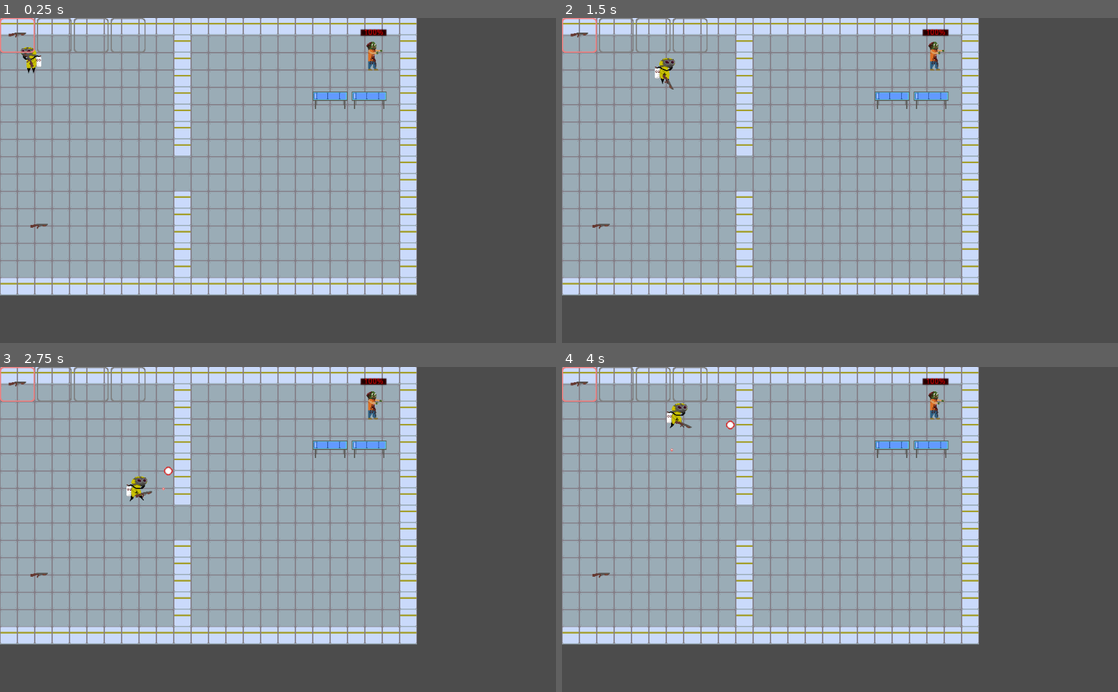
Above: before the commit, frames 1-4 (two rows, left to right).
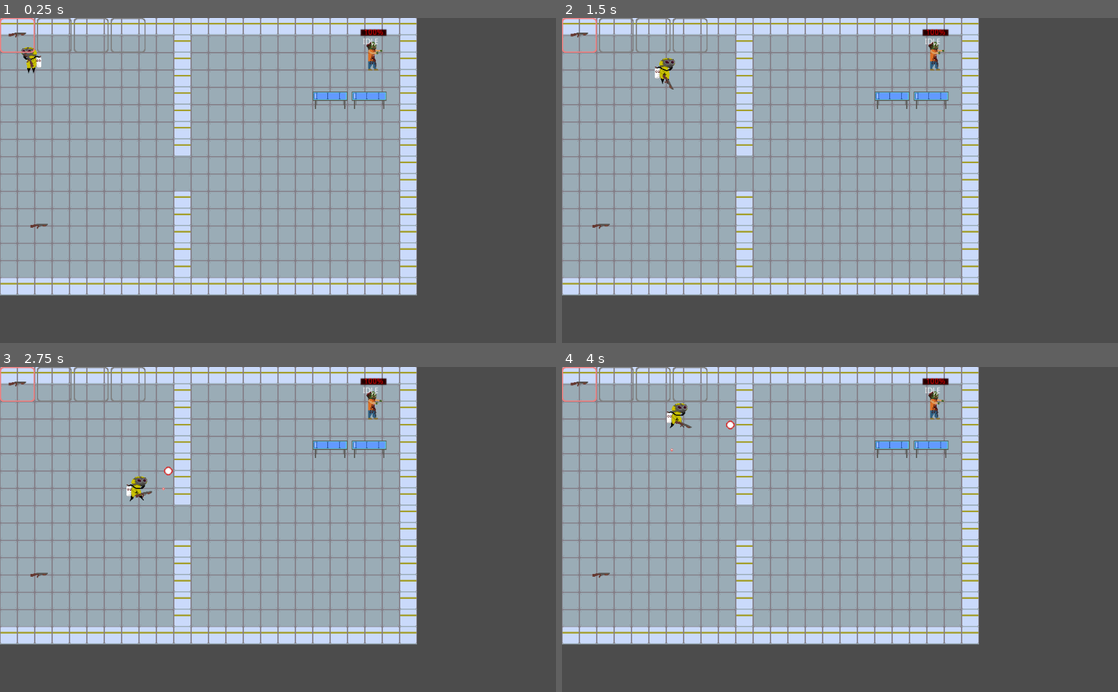
Above: after the commit, the same moments.

Repository: fralcalde/Game
Game: Godot game, scene res://Scenes/Test.tscn
Same seed, same stepped clock (60 frames per second), same inputs: the game is played once before the commit and once after it. The project has no main scene, so this scene is started directly.
Inputs (mouse positions are in pixels of both pictures, inside the frame that each line leads up to):
- Up to frame 1 (0.25 s): no input
- Up to frame 2 (1.5 s): move the mouse to (962, 164) at 0.52 s; hold D (right) 0.53-1.28 s; tap Space (dash) at 0.6 s; tap E (interact) at 0.8, 1.35 s; move the mouse to (728, 196) at 1.27 s; hold S (down) from 1.28 s (still down)
- Up to frame 3 (2.75 s): tap Space (dash) at 1.55 s; move the mouse to (333, 458) at 2.02 s; release S (down) at 2.03 s; press the mouse at (333, 458) at 2.03 s; hold D (right) from 2.03 s (still down); tap E (interact) at 2.3 s
- Up to frame 4 (4 s): move the mouse to (812, 594) at 2.77 s; release D (right) at 2.78 s; release the mouse at (812, 594) at 2.78 s; hold W (up) 2.78-3.53 s; tap Space (dash) at 2.85 s; move the mouse to (1006, 578) at 3.52 s; hold A (left) from 3.53 s (still down); tap E (interact) at 3.6 s

The runs differ from the first frame. In frame 1, less than 0.1% of the frame differs, in the area x 3-68%, y 6-16%; in frame 2, less than 0.1%; in frame 3, less than 0.1%; in frame 4, less than 0.1%.

Commit message:
Set up all objects to use damage_data dictionary

Diff:
--- a/Scenes/Hitbox/HitboxComponent.gd
+++ b/Scenes/Hitbox/HitboxComponent.gd
@@ -25,3 +25,5 @@
 func _on_HitboxComponent_body_entered(body):
 	if body.has_method("get_damage_data"):
 		hit(body.get_damage_data())
+	if body.has_method("on_collision"):
+		body.on_collision(get_parent())
--- a/Scenes/NPC/Zombie/Zombie.gd
+++ b/Scenes/NPC/Zombie/Zombie.gd
@@ -8,9 +8,13 @@
 var health : int
 var velocity = Vector2.ZERO
 var enemy = null
-onready var nav : Navigation2D = get_node(navigation_node_path)
+var melee_damage : int = 10
+onready var nav : Navigation2D = get_node(navigation_node_path) as Navigation2D
 onready var state_machine = $StateMachine.get("parameters/playback")
 onready var sprite = $Sprite
+onready var melee_range_area = $Sprite/MeleeRange
+onready var hitbox_area = $HitboxComponent
+onready var healthbar = $HealthBar
 
 
 func _ready():
@@ -43,7 +47,10 @@
 		velocity = position.direction_to(path[1]) * speed
 		velocity = move_and_slide(velocity)
 
-		get_node("../../Line2D").points = path
+		# For debugging purposes
+		var line_node = get_node("../../Line2D") as Line2D
+		if line_node:
+			line_node.points = path
 	else:
 		velocity = position.direction_to(enemy.position) * speed
 		velocity = move_and_slide(velocity)
@@ -64,9 +71,9 @@
 
 
 func damage(damage_data : Dictionary) -> void:
-#	health -= _projectile._damage
-	health -= 10
-	$ProgressBar.value = health
+	print(self, " - Hit with damage_data: ", damage_data)
+	health -= damage_data["damage"]
+	healthbar.value = health
 
 	if health <= 0:
 		die()
@@ -79,11 +86,18 @@
 
 func die() -> void:
 	state_machine.travel("DIE")
+	melee_range_area.queue_free()
+	hitbox_area.queue_free()
+	healthbar.queue_free()
 
 
 func AttackRange_hit_enemies() -> void:
-	for hit_area in $Sprite/MeleeRange.get_overlapping_areas():
-		hit_area.hit(Dictionary())
+	for hit_area in melee_range_area.get_overlapping_areas():
+		var damage_data = {
+			"owner": self,
+			"damage": melee_damage
+		}
+		hit_area.hit(damage_data)
 
 
 func _on_MeleeRange_area_entered(area):
--- a/Scenes/NPC/Zombie/Zombie.tscn
+++ b/Scenes/NPC/Zombie/Zombie.tscn
@@ -212,6 +212,7 @@
 texture = ExtResource( 19 )
 hframes = 4
 vframes = 4
+frame = 1
 
 [node name="MeleeRange" type="Area2D" parent="Sprite"]
 collision_layer = 0
@@ -236,7 +237,6 @@
 "parameters/conditions/enemy == null" = false
 
 [node name="State" type="Label" parent="."]
-visible = false
 margin_left = -20.1815
 margin_top = -51.2946
 margin_right = 19.8185
@@ -259,7 +259,7 @@
 [node name="CollisionShape2D" type="CollisionShape2D" parent="DetectionArea"]
 shape = SubResource( 24 )
 
-[node name="ProgressBar" type="ProgressBar" parent="."]
+[node name="HealthBar" type="ProgressBar" parent="."]
 modulate = Color( 1, 0, 0, 1 )
 margin_left = -24.6942
 margin_top = -68.4702
--- a/Scenes/Player/Player.gd
+++ b/Scenes/Player/Player.gd
@@ -9,7 +9,7 @@
 var velocity = Vector2.ZERO
 export var max_speed = 100
 export var dash_multiplier = 2
-export var dash_modifier = 50
+#export var dash_modifier = 50
 
 # Called when the node enters the scene tree for the first time.
 func _ready():
@@ -80,9 +80,6 @@
 		velocity = get_movement_input() * max_speed
 		velocity = move_and_slide(velocity)
 
-#		if Input.is_action_just_pressed("interact"):
-#			$InteractionComponent.interact()
-
 	if current_state == "DASH":
 		sprite_look_at_movement_direction()
 		var input = get_movement_input()
@@ -119,4 +116,4 @@
 
 
 func _on_HitboxComponent_on_hit(damage_data : Dictionary) -> void:
-	print(damage_data)
+	print(self, " - Hit with damage_data: ", damage_data)
--- a/Scenes/Player/Player.tscn
+++ b/Scenes/Player/Player.tscn
@@ -192,7 +192,6 @@
 position = Vector2( 0, -12 )
 frames = SubResource( 18 )
 animation = "IDLE"
-frame = 3
 playing = true
 
 [node name="WorldCollision" type="CollisionShape2D" parent="."]
--- a/Scenes/Projectile/Projectile.gd
+++ b/Scenes/Projectile/ProjectileK.gd
@@ -1,22 +1,24 @@
 extends KinematicBody2D
-class_name Projectile
+class_name ProjectileK
 
 var _direction = Vector2()
 var _speed : int = 100
 var _life_time : float = 1.0 # Seconds
 var _texture : Texture
 var _damage : int = 10
+var _owner : Node = null
 #var max_bounce_angle : float = 10.0 # Degrees
 
 onready var _sprite_node = $Sprite
 onready var _life_time_node = $LifeTime
 
 
-func init(dir : Vector2, speed : int, life_time : float, texture : Texture):
+func init(dir : Vector2, speed : int, life_time : float, texture : Texture, projectile_owner : Node):
 	_direction = dir
 	_speed = speed
 	_life_time = life_time
 	_texture = texture
+	_owner = projectile_owner
 
 
 func _ready():
@@ -33,9 +35,13 @@
 	velocity = move_and_slide(velocity)
 
 
-func collided(node : Node) -> void:
+func on_collision(node : Node) -> void:
 	print(self, " - Collided with ", node)
 
 
 func get_damage_data() -> Dictionary:
-	return Dictionary()
+	var damage_data = {
+		"owner": _owner,
+		"damage": _damage
+	}
+	return damage_data
--- a/Scenes/Projectile/Projectile.tscn
+++ b/Scenes/Projectile/ProjectileK.tscn
@@ -1,6 +1,6 @@
 [gd_scene load_steps=3 format=2]
 
-[ext_resource path="res://Scenes/Projectile/Projectile.gd" type="Script" id=1]
+[ext_resource path="res://Scenes/Projectile/ProjectileK.gd" type="Script" id=1]
 
 [sub_resource type="CircleShape2D" id=1]
 
--- a/Scenes/Projectile/ProjectileR.gd
+++ b/Scenes/Projectile/ProjectileR.gd
@@ -4,6 +4,7 @@
 export var _force : Vector2
 export var _life_time : float = 1.0 # Seconds
 export var _texture : Texture
+var _owner : Node = null
 var _damage : int = 10
 #var max_bounce_angle : float = 10.0 # Degrees
 
@@ -11,10 +12,11 @@
 onready var _life_time_node = $LifeTime
 
 
-func init(force, life_time, texture):
+func init(force, life_time, texture, projectile_owner):
 	_force = force
 	_life_time = life_time
 	_texture = texture
+	_owner = projectile_owner
 
 
 func _ready():
@@ -33,9 +35,13 @@
 		body.damage(self)
 		queue_free()
 
-func collided(node : Node) -> void:
+func on_collision(node : Node) -> void:
 	print(self, " - Collided with ", node)
 
 
 func get_damage_data() -> Dictionary:
-	return Dictionary()
+	var damage_data = {
+		"owner": _owner,
+		"damage": _damage
+	}
+	return damage_data
--- a/Scenes/Test.tscn
+++ b/Scenes/Test.tscn
@@ -22,3 +22,4 @@
 [node name="UI_InteractionLabel" parent="UILayer/UI" instance=ExtResource( 5 )]
 
 [node name="Line2D" type="Line2D" parent="."]
+visible = false
--- a/Scenes/WeaponItem/WI_ProjectileK.gd
+++ b/Scenes/WeaponItem/WI_ProjectileK.gd
@@ -5,9 +5,14 @@
 export var _life_time : float = 1.0
 export var _spread : float = 1.0
 export var _texture : Texture
+var _owner : Node
 var _direction
 
-var projectile = preload("res://Scenes/Projectile/Projectile.tscn")
+var projectile = preload("res://Scenes/Projectile/ProjectileK.tscn")
+
+
+func _ready():
+	_owner = get_parent().get_parent()
 
 
 func activate():
@@ -17,8 +22,8 @@
 func spawn_projectile():
 	var rot = deg2rad(get_parent().rotation_degrees + rand_range(-1.0, 1.0) * _spread)
 	var dir = Vector2(cos(rot), sin(rot))
-	var new_projectile = projectile.instance()
-	new_projectile.init(dir, _speed, _life_time, _texture)
+	var new_projectile = projectile.instance() as ProjectileK
+	new_projectile.init(dir, _speed, _life_time, _texture, _owner)
 	new_projectile.position = get_parent().projectile_spawn.get_global_transform().origin
 	new_projectile.add_collision_exception_with(get_parent().get_parent())
 
--- a/Scenes/WeaponItem/WI_ProjectileR.gd
+++ b/Scenes/WeaponItem/WI_ProjectileR.gd
@@ -5,9 +5,15 @@
 export var _life_time : float = 1.0
 export var _spread : float = 1.0
 export var _texture : Texture
+var _owner : Node
 var _direction
 
 var projectile = preload("res://Scenes/Projectile/ProjectileR.tscn")
+
+
+func _ready():
+	_owner = get_parent().get_parent()
+
 
 func activate():
 	spawn_projectile()
@@ -17,8 +23,8 @@
 	var rot = deg2rad(get_parent().rotation_degrees + rand_range(-1.0, 1.0) * _spread)
 	var dir = Vector2(cos(rot), sin(rot))
 	var final_force = _force * dir
-	var new_projectile = projectile.instance()
-	new_projectile.init(final_force, _life_time, _texture)
+	var new_projectile = projectile.instance() as ProjectileR
+	new_projectile.init(final_force, _life_time, _texture, _owner)
 
 	new_projectile.position = get_parent().projectile_spawn.get_global_transform().origin
 	new_projectile.add_collision_exception_with(get_parent().get_parent())
--- a/project.godot
+++ b/project.godot
@@ -45,9 +45,9 @@
 "path": "res://Scenes/Player/Player.gd"
 }, {
 "base": "KinematicBody2D",
-"class": "Projectile",
+"class": "ProjectileK",
 "language": "GDScript",
-"path": "res://Scenes/Projectile/Projectile.gd"
+"path": "res://Scenes/Projectile/ProjectileK.gd"
 }, {
 "base": "RigidBody2D",
 "class": "ProjectileR",
@@ -97,7 +97,7 @@
 "Inventory": "",
 "ItemSlot": "",
 "Player": "",
-"Projectile": "",
+"ProjectileK": "",
 "ProjectileR": "",
 "UI_InteractionLabel": "",
 "UI_WeaponsSelect": "",
